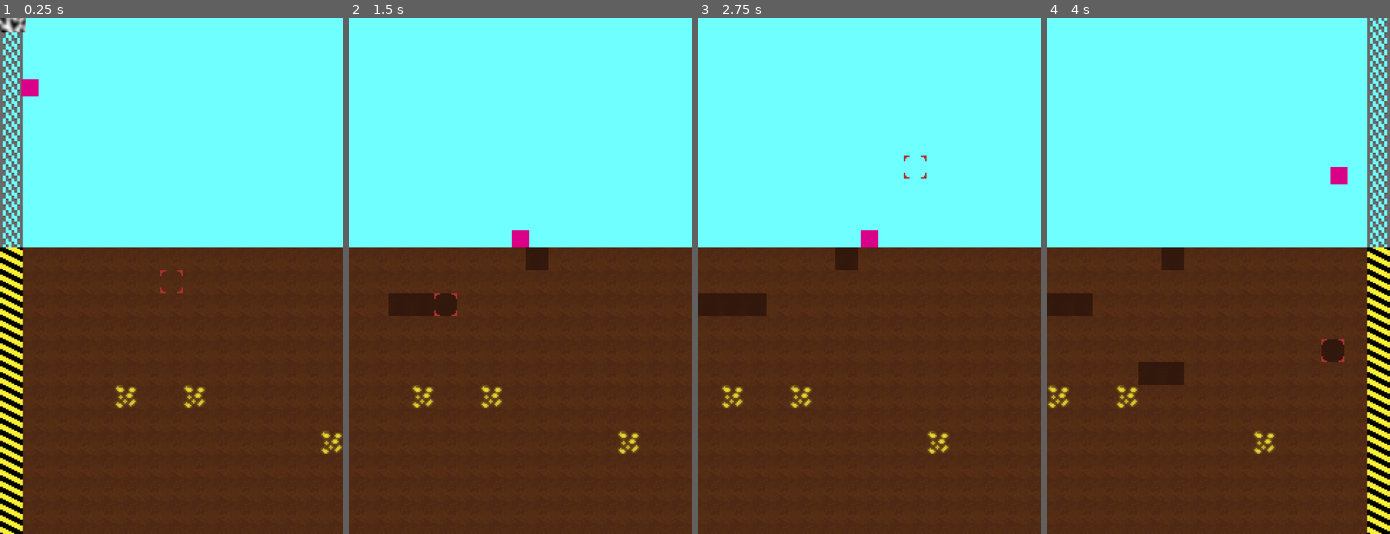
Above: before the commit, frames 1-4 (left to right).
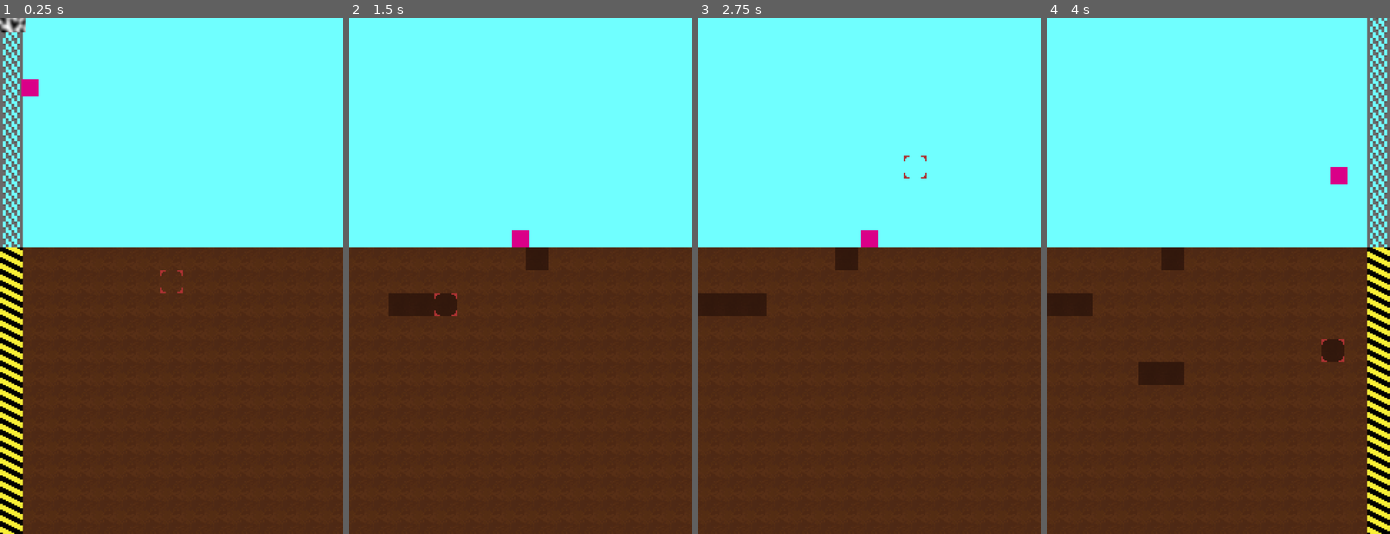
Above: after the commit, the same moments.

Repository: brikr/ludum-dare-57
Game: Godot game, scene res://scenes/main/main.tscn
Two runs of this game, one before a commit and one after it. Both use one fixed random seed, a clock stepped at 60 frames per second and the inputs below.
Inputs (mouse positions are in pixels of both pictures, inside the frame that each line leads up to):
- Up to frame 1 (0.25 s): no input
- Up to frame 2 (1.5 s): move the mouse to (595, 250) at 0.52 s; press the mouse at (595, 250) at 0.53 s; hold D (move_right) from 0.53 s (still down); tap Space (jump) at 0.77 s; move the mouse to (451, 301) at 1.27 s; release the mouse at (451, 301) at 1.28 s; click (451, 301) at 1.35 s
- Up to frame 3 (2.75 s): tap Space (jump) at 1.52 s; move the mouse to (903, 162) at 2.02 s; release D (move_right) at 2.03 s; press the mouse at (903, 162) at 2.03 s; hold A (move_left) from 2.03 s (still down)
- Up to frame 4 (4 s): move the mouse to (1201, 379) at 2.77 s; release A (move_left) at 2.78 s; release the mouse at (1201, 379) at 2.78 s; hold D (move_right) from 2.78 s (still down); click (1201, 379) at 2.85 s; tap Space (jump) at 3.02, 3.77 s; move the mouse to (1321, 353) at 3.52 s; press the mouse at (1321, 353) at 3.53 s

The runs differ from the first frame. In frame 1, 0.5% of the frame differs, in the area x 33-100%, y 71-85%; in frame 2, 0.5%; in frame 3, 0.5%, in the area x 6-73%, y 71-85%; in frame 4, 0.5%.

Commit message:
Rebuild resource gen

Diff:
--- a/project.godot
+++ b/project.godot
@@ -27,7 +27,7 @@
 
 [editor_plugins]
 
-enabled=PackedStringArray("res://addons/AsepriteWizard/plugin.cfg")
+enabled=PackedStringArray()
 
 [input]
 
--- a/scenes/constants/constants.gd
+++ b/scenes/constants/constants.gd
@@ -19,3 +19,20 @@
 const BLUE_TILE := Vector2i(1, 2)
 const ALIEN_SKULL_TILE := Vector2i(0, 3)
 const ALIEN_TECH_TILE := Vector2i(1, 3)
+
+# World Gen
+enum WORLD_GEN_FIELDS {MIN_DEPTH, MAX_DEPTH, COEFFICIENT, THRESHOLD}
+const WORLD_GEN := {
+  Tile.TileObjectType.GOLD: {
+    WORLD_GEN_FIELDS.MIN_DEPTH : 0,
+    WORLD_GEN_FIELDS.MAX_DEPTH : 100,
+    WORLD_GEN_FIELDS.COEFFICIENT : 0.02, # 2x as likely at depth of 100
+    WORLD_GEN_FIELDS.THRESHOLD: 0.5
+  },
+  Tile.TileObjectType.BLUE: {
+    WORLD_GEN_FIELDS.MIN_DEPTH : 70,
+    WORLD_GEN_FIELDS.MAX_DEPTH : 200,
+    WORLD_GEN_FIELDS.COEFFICIENT : 0.01, # 2x as likely at depth of 200
+    WORLD_GEN_FIELDS.THRESHOLD: 0.8
+  }
+}
--- a/scenes/game_state/game_state.gd
+++ b/scenes/game_state/game_state.gd
@@ -20,23 +20,23 @@
 
 func gen_under_world():
   gen_base_under_world()
-  gen_gold()
+  gen_resource(Tile.TileObjectType.GOLD)
+  gen_resource(Tile.TileObjectType.BLUE)
 
-
-func gen_gold():
-  var noise = FastNoiseLite.new() # there are a shit load of props you can change
-  noise.noise_type = FastNoiseLite.NoiseType.TYPE_SIMPLEX
-  noise.seed = 69 # kek, funny numbie
-  noise.fractal_octaves = 5
-  noise.fractal_gain = 10
+func gen_resource(resourceType: Tile.TileObjectType):
+  var noise = GenUtils.get_noise()
+  var min_depth = Constants.WORLD_GEN[resourceType][Constants.WORLD_GEN_FIELDS.MIN_DEPTH]
+  var max_depth = Constants.WORLD_GEN[resourceType][Constants.WORLD_GEN_FIELDS.MAX_DEPTH]
+  var depth_coefficient = Constants.WORLD_GEN[resourceType][Constants.WORLD_GEN_FIELDS.COEFFICIENT]
+  var threashold = Constants.WORLD_GEN[resourceType][Constants.WORLD_GEN_FIELDS.THRESHOLD]
 
   for x in Constants.MAX_WORLD_WIDTH:
-    for y in Constants.MAX_GEN_DEPTH:
-      y = y + Constants.SURFACE_HEIGHT
+    for y in range(Constants.SURFACE_HEIGHT + min_depth, max_depth):
       var coords := Vector2i(x, y)
-      print(noise.get_noise_2dv(coords))
-      if noise.get_noise_2dv(coords) > 0.8 && map[coords].type == Tile.TileType.DIRT:
-        map[coords].objectType = Tile.TileObjectType.GOLD
+      var probability = noise.get_noise_2dv(coords) * y * depth_coefficient
+      if probability > threashold && map[coords].type == Tile.TileType.DIRT:
+        map[coords].objectType = resourceType
+
 
 func gen_base_under_world():
   for x in Constants.MAX_WORLD_WIDTH:
--- a/scenes/main/main.gd
+++ b/scenes/main/main.gd
@@ -3,16 +3,10 @@
 func _ready():
   # make the skybox match the width of the generated world
   $Sky.size.x = Constants.MAX_WORLD_WIDTH * Constants.TILE_WIDTH
+  test_image()
 
-  # noise gen testing pls to remove
-  var noise = FastNoiseLite.new() # there are a shit load of props you can change
-  noise.noise_type = FastNoiseLite.NoiseType.TYPE_SIMPLEX_SMOOTH
-  noise.seed = 69 # kek, funny numbie
-  noise.fractal_octaves = 5
-  noise.fractal_gain = 10
-
-  var image = noise.get_image(Constants.MAX_WORLD_WIDTH, 20)
-
+func test_image():
+  var image = GenUtils.get_noise().get_image(Constants.MAX_WORLD_WIDTH, 20)
   $test.texture = ImageTexture.create_from_image(image)
 
 func _process(_delta):
--- /dev/null
+++ b/scripts/gen_utils.gd
@@ -0,0 +1,9 @@
+class_name GenUtils
+
+static func get_noise():
+  var noise = FastNoiseLite.new() # there are a shit load of props you can change
+  noise.noise_type = FastNoiseLite.NoiseType.TYPE_SIMPLEX_SMOOTH
+  noise.seed = 69 # kek, funny numbie
+  noise.fractal_octaves = 5
+  noise.fractal_gain = 10
+  return noise
Not shown, added: scripts/gen_utils.gd.uid
